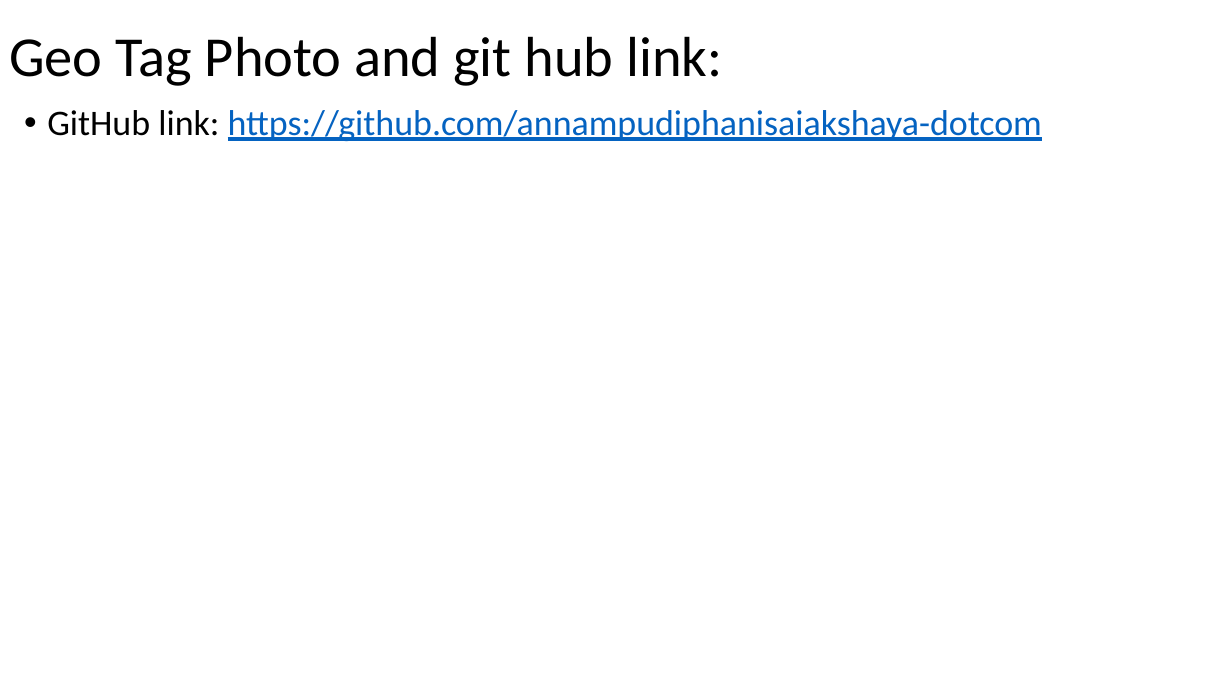
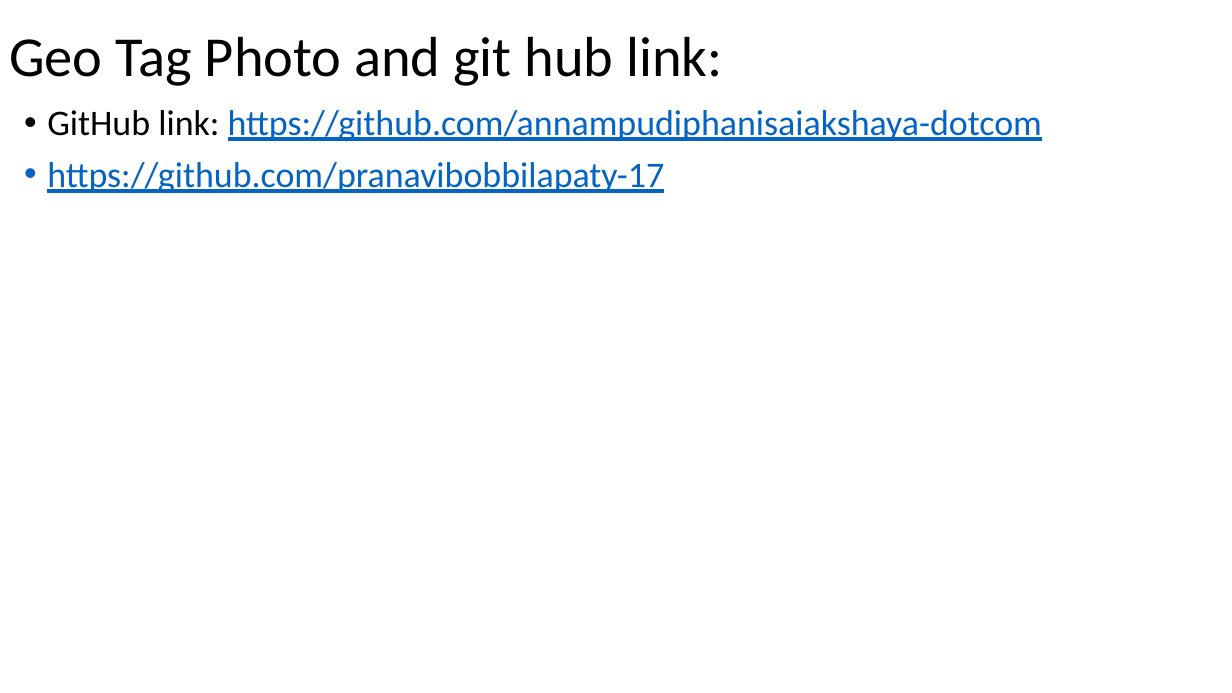
Before and after one commit to pranavibobbilapaty-17/online-store-card, a slide deck: slide 22 of Presentation1 Co - 1,2,3.pptx. Drawn at 1232x693 pixels with LibreOffice and Linux fonts; fonts in the diff are those of the drawing. Boxes give left, top, right and bottom in pixels: in the first picture for what was removed or moved away, otherwise in the second. Text is boxed around its words. In the diff, an @@ line names an element or a change of style, - is before the commit and + after.

```diff
--- a/Presentation1 Co - 1,2,3.pptx
+++ b/Presentation1 Co - 1,2,3.pptx
@@ text at bbox=[47, 162, 664, 193]: paragraph added @@
+• https://github.com/pranavibobbilapaty-17
```
